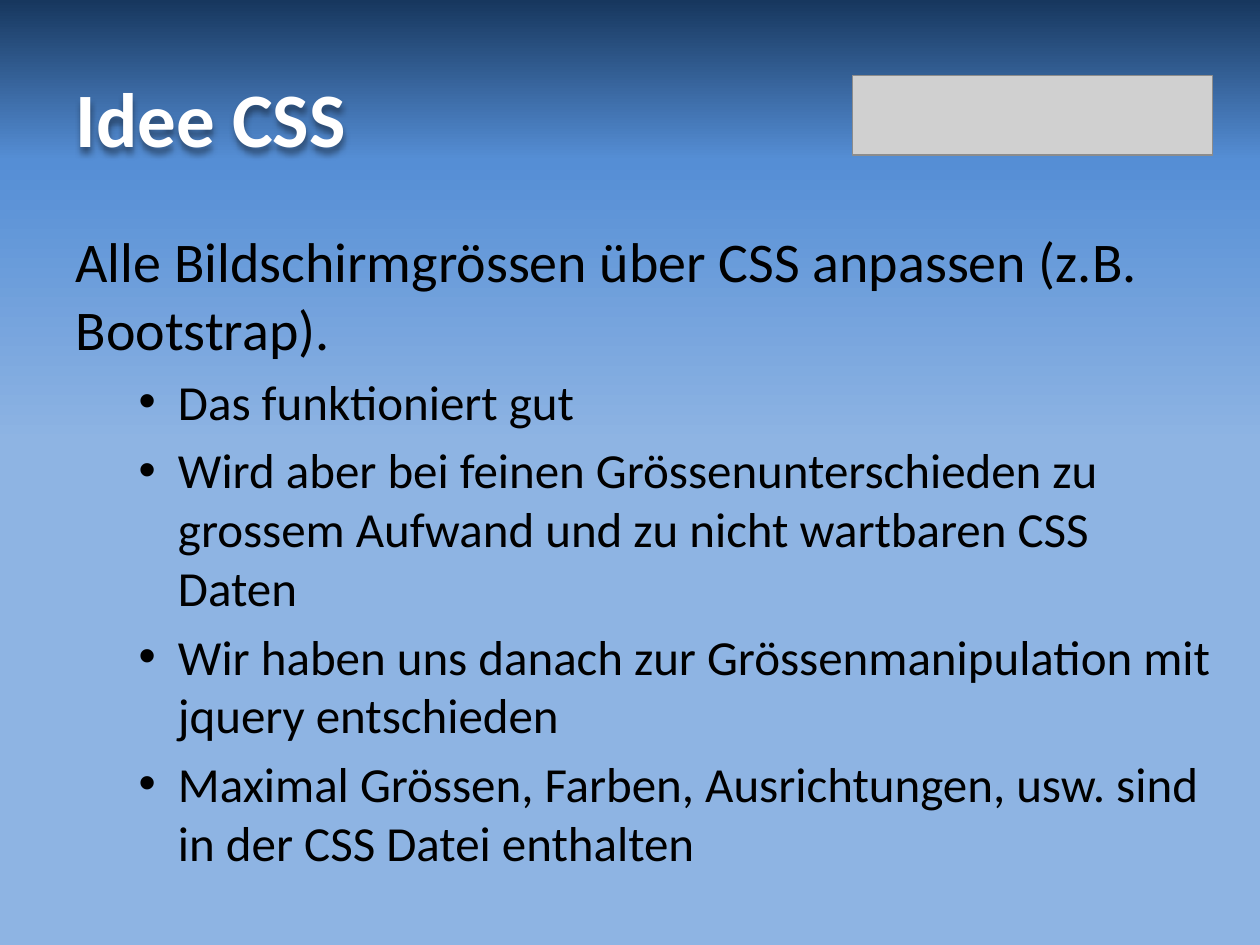
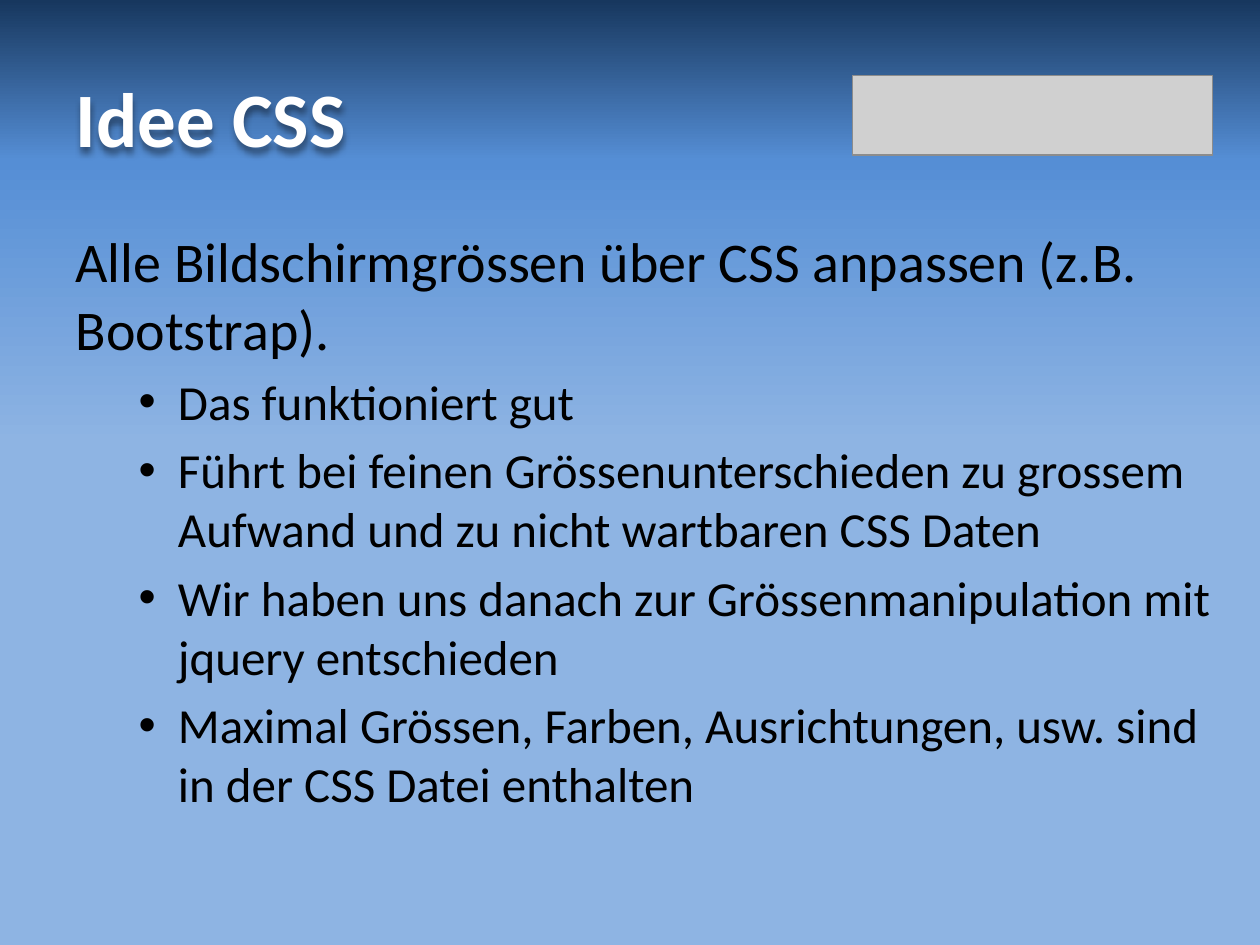
Before and after one commit to grrd01/Reversi---Legacy-BFH-Version, a slide deck: slide 5 of resources/reversi_praesentation.pptx. Drawn at 1260x945 pixels with LibreOffice and Linux fonts; fonts in the diff are those of the drawing; grey boxes stand for pictures. Boxes give left, top, right and bottom in pixels: in the first picture for what was removed or moved away, otherwise in the second. Text is boxed around its words. In the diff, an @@ line names an element or a change of style, - is before the commit and + after.

```diff
--- a/resources/reversi_praesentation.pptx
+++ b/resources/reversi_praesentation.pptx
@@ text at [178,454,1184,548]: text changed @@
-  • Wird aber bei feinen Grössenunterschieden zu grossem Aufwand und zu nicht wartbaren CSS Daten
+  • Führt bei feinen Grössenunterschieden zu grossem Aufwand und zu nicht wartbaren CSS Daten
```
Also in this commit, not shown: 2 other slides changed.
